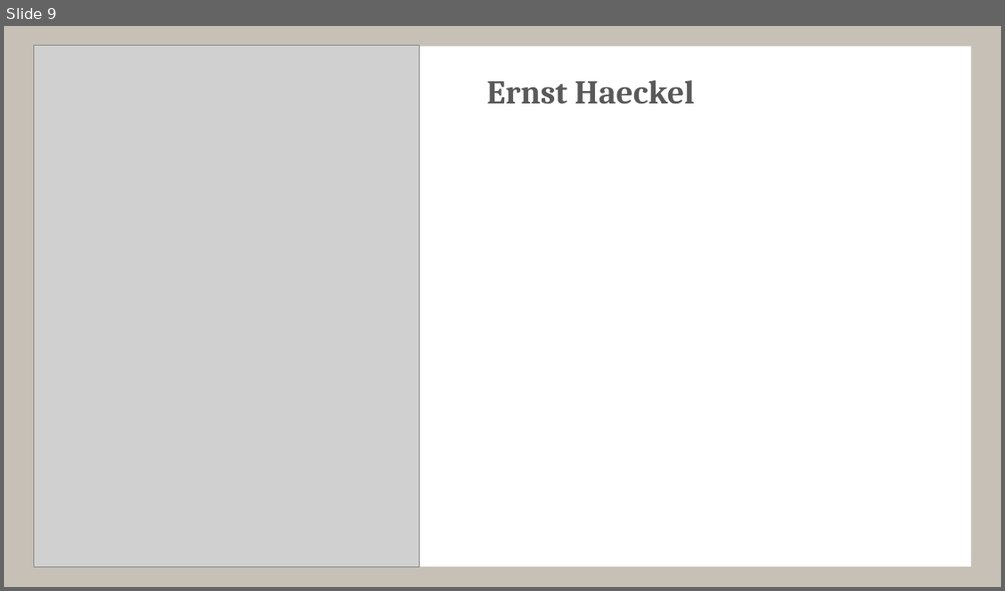
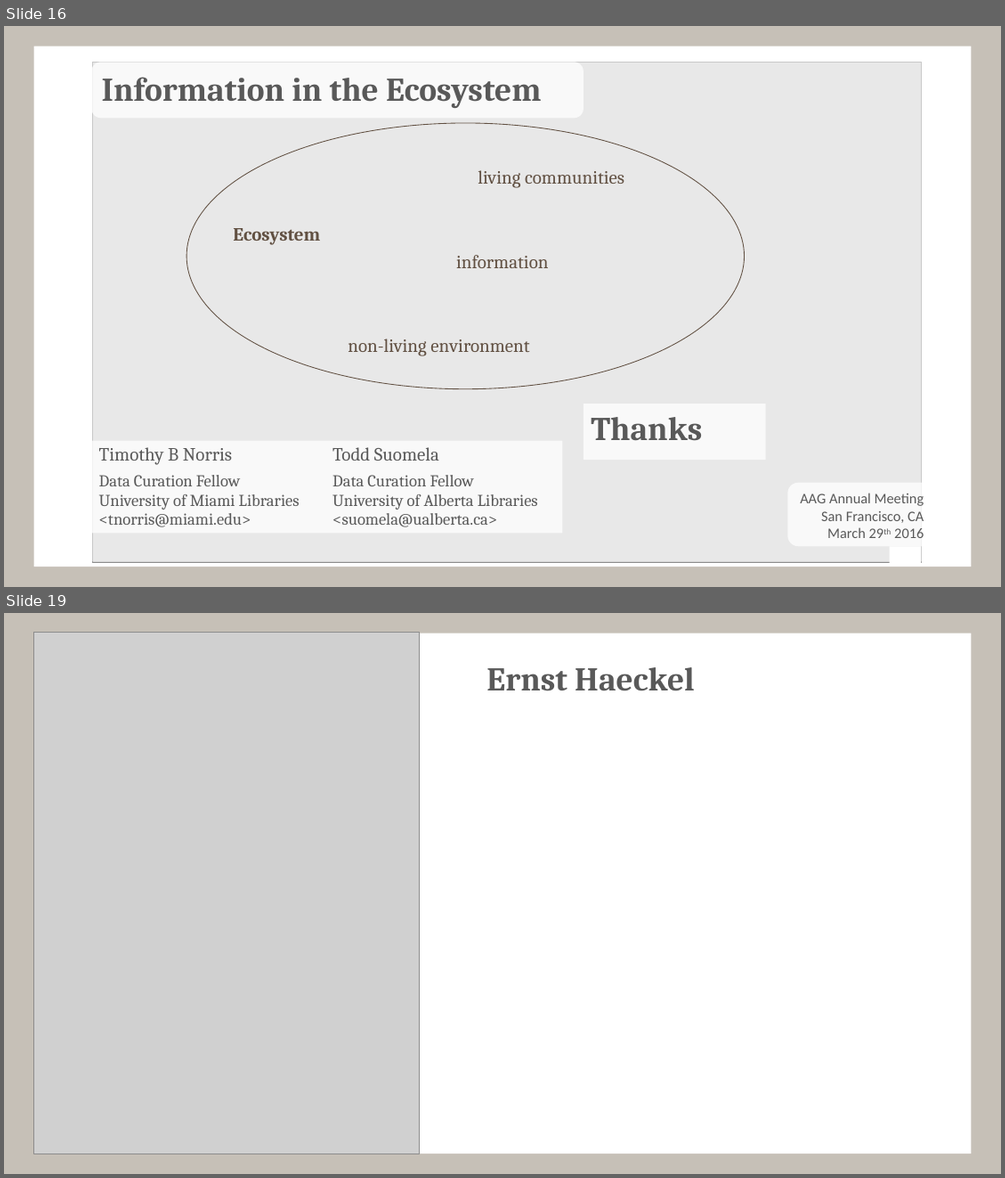
Before and after one commit to tsuomela/Information-Ecosystems-and-Ecologies, a slide deck: figures/2016_AAG_InfoEcosystem.pptx. Shown one above the other, each under a label of ours: slide 9 before the commit, slides 16 and 19 after it; the slides between them are not shown. The pictures are 1005x591 and 1005x1178 pixels, drawn with LibreOffice and Linux fonts; fonts in the diff are those of the drawing; grey boxes stand for pictures. Boxes give left, top, right and bottom in pixels: in the first picture for what was removed or moved away, otherwise in the second. Text is boxed around its words. In the diff, an @@ line names an element or a change of style, - is before the commit and + after.

```diff
--- a/figures/2016_AAG_InfoEcosystem.pptx
+++ b/figures/2016_AAG_InfoEcosystem.pptx
@@ slide 16 added at bbox=[4, 26, 1001, 587], background #C6C0B7; not listed: 1 template element that a slide beside it also shows @@
@@ rectangle added at bbox=[39, 49, 966, 562], fill #FFFFFF at 53% opacity @@
@@ rounded rectangle added at bbox=[91, 62, 583, 118], fill #FFFFFF at 75% opacity, 32 pt, text #595959, bold @@
+Information in the Ecosystem
@@ picture added at bbox=[92, 62, 921, 563] @@
@@ ellipse added at bbox=[186, 123, 744, 389], outline #615042 0.75 pt @@
@@ text added at bbox=[477, 170, 624, 188], 18 pt, text #615042 @@
+living communities
@@ text added at bbox=[233, 228, 320, 245], 18 pt, text #615042, bold @@
+Ecosystem
@@ text added at bbox=[456, 255, 549, 268], 18 pt, text #615042 @@
+information
@@ text added at bbox=[348, 338, 529, 356], 18 pt, text #615042 @@
+non-living environment
@@ title added at bbox=[583, 403, 766, 459], fill #FFFFFF at 75% opacity, 32 pt, text #595959, bold @@
+Thanks
@@ table added at bbox=[91, 440, 563, 536], 1 rows, 2 columns @@
+Timothy B Norris / Data Curation Fellow / University of Miami Libraries / <tnorris@miami.edu> | Todd Suomela / Data Curation Fellow / University of Alberta Libraries / <suomela@ualberta.ca>
@@ text added at bbox=[788, 483, 934, 546], fill #FFFFFF at 75% opacity, 14 pt, text #595959 @@
+AAG Annual Meeting
+San Francisco, CA
+March 29th 2016
@@ rectangle added at bbox=[890, 547, 921, 563], fill #FFFFFF @@
@@ what was slide 9 is now slide 19 @@
```
Also in this commit, not shown: 2 slides changed, 11 other slides added, 5 slides removed, 1 other file.
